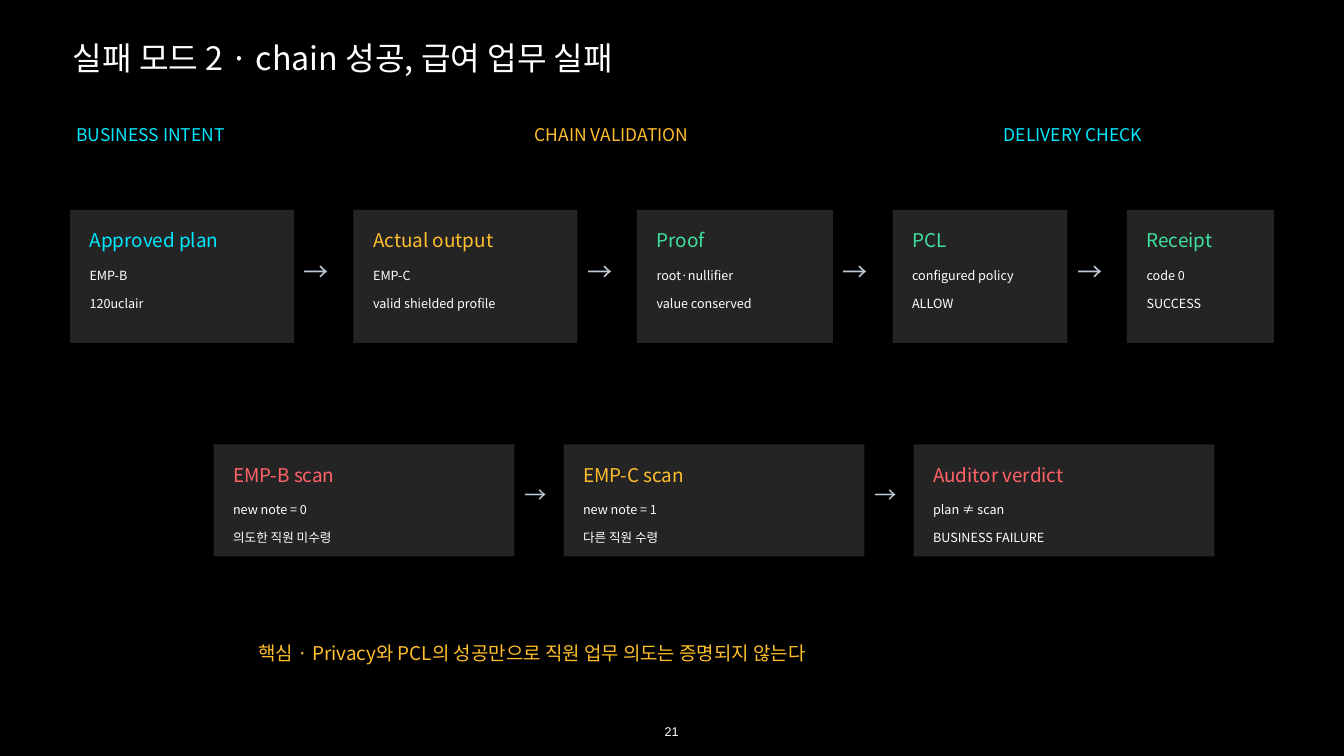
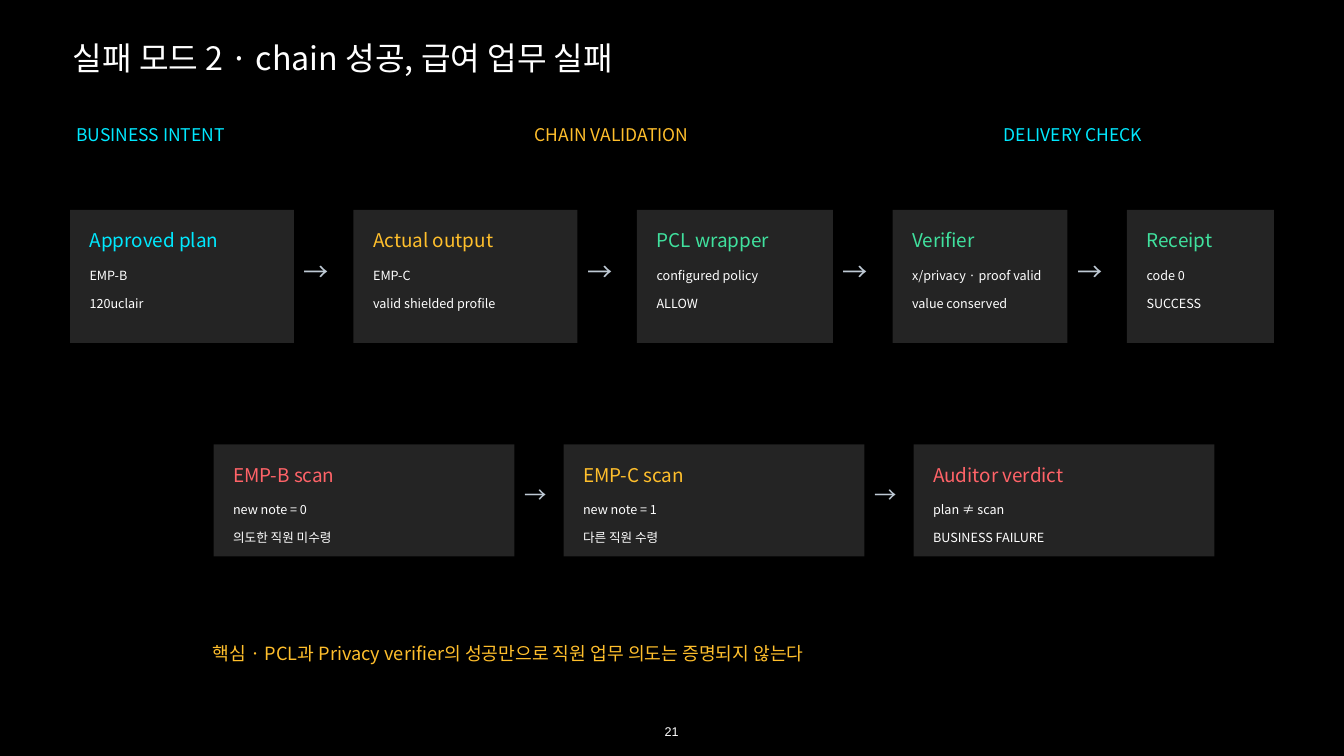
Before and after one commit to kooroot/Maroo-privacy-workshop, a slide deck: slide 21 of deliverables/Maroo_Privacy_Workshop_75min.pptx. Drawn at 1344x756 pixels with LibreOffice and Linux fonts; fonts in the diff are those of the drawing. Boxes give left, top, right and bottom in pixels: in the first picture for what was removed or moved away, otherwise in the second. Text is boxed around its words. In the diff, an @@ line names an element or a change of style, - is before the commit and + after.

```diff
--- a/deliverables/Maroo_Privacy_Workshop_75min.pptx
+++ b/deliverables/Maroo_Privacy_Workshop_75min.pptx
@@ text at (657,233,769,252): text changed @@
-PCL
+PCL wrapper
@@ text removed at (657,232,705,247) @@
-Proof
@@ text added at (912,232,975,247), 27 pt, text #40E19E @@
+Verifier
@@ text "configured policy": place and size @@
-text "configured policy" at (912,270,1014,283)
+text "configured policy" at (657,270,759,283)
@@ text "ALLOW": place and size @@
-text "ALLOW" at (912,298,953,308)
+text "ALLOW" at (657,298,698,308)
@@ text removed at (657,270,734,280) @@
-root·nullifier
@@ text "value conserved": place and size @@
-text "value conserved" at (657,298,752,308)
+text "value conserved" at (912,298,1007,308)
@@ text added at (912,270,1041,283), 18 pt, text #FFFFFF @@
+x/privacy · proof valid
@@ text at (213,645,803,665): text changed; size 27 to 26 pt @@
-핵심 · Privacy와 PCL의 성공만으로 직원 업무 의도는 증명되지 않는다
+핵심 · PCL과 Privacy verifier의 성공만으로 직원 업무 의도는 증명되지 않는다
```
Also in this commit, not shown: 13 other slides changed.
